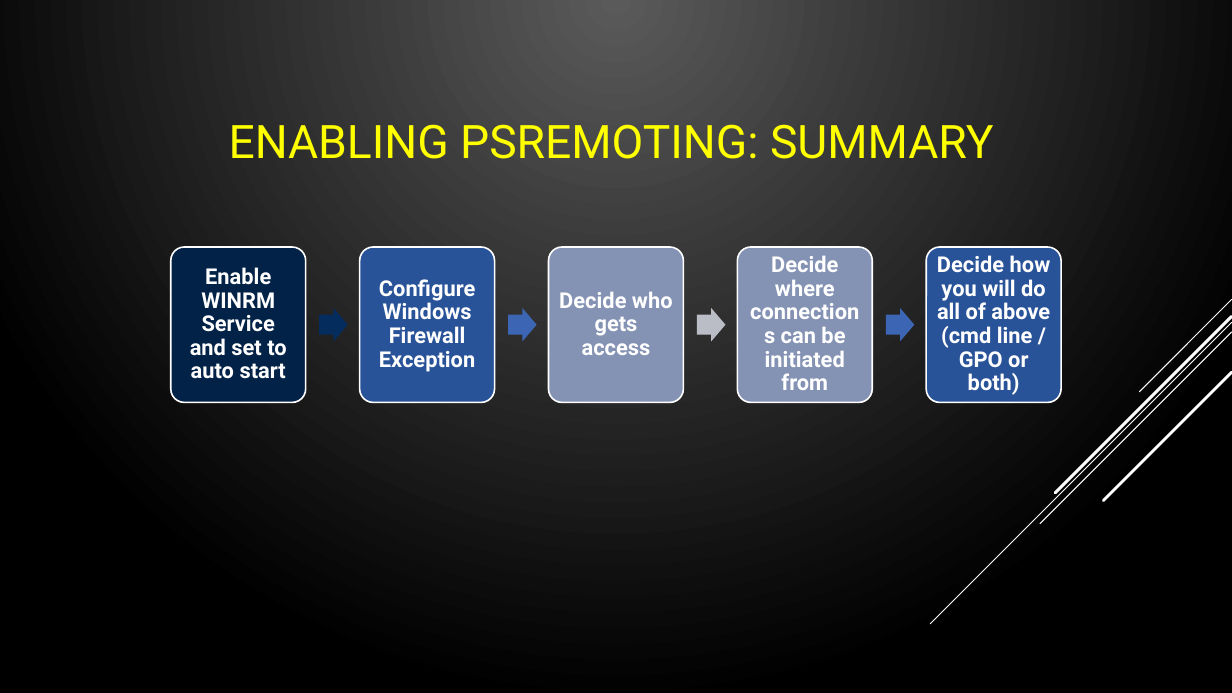
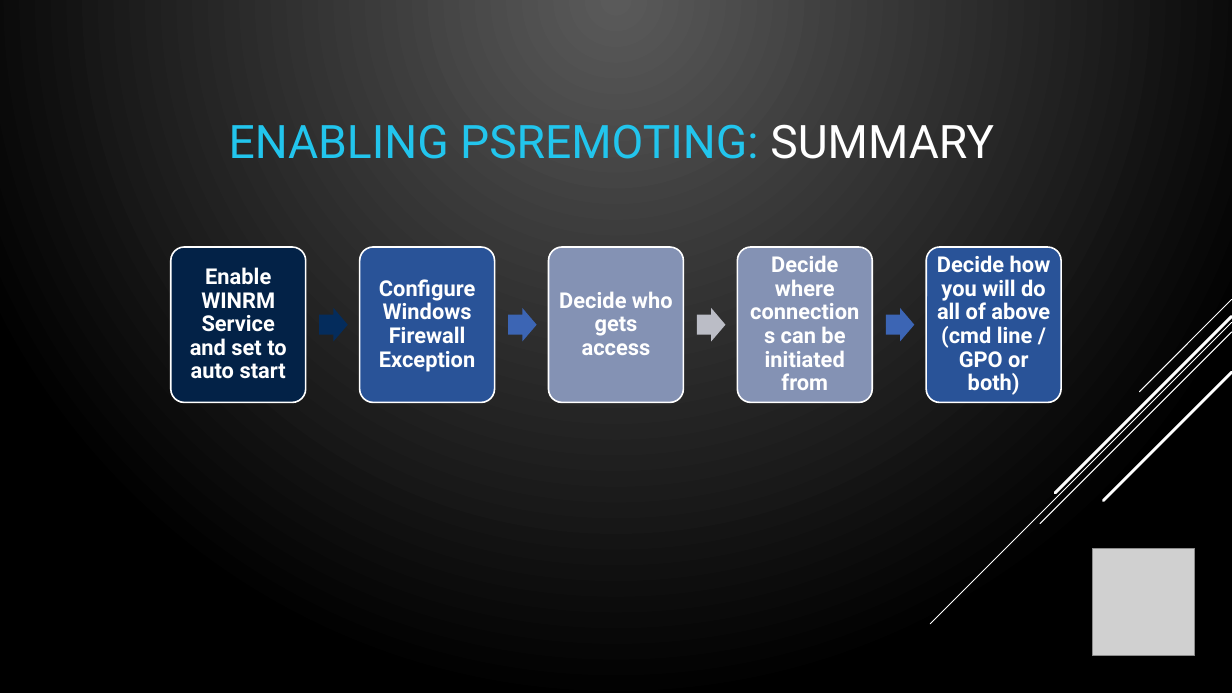
Before and after one commit to compwiz32/Presentations, a slide deck: slide 27 of 2019-08 PowerShell Chattanooga/PSRemoting - From 0 to Lockdown.pptx (slide 25 before the commit). Drawn at 1232x693 pixels with LibreOffice and Linux fonts; fonts in the diff are those of the drawing; grey boxes stand for pictures. Boxes give left, top, right and bottom in pixels: in the first picture for what was removed or moved away, otherwise in the second. Text is boxed around its words. In the diff, an @@ line names an element or a change of style, - is before the commit and + after.

Commit message:
change color theme and add PSSaturday Logos

```diff
--- a/2019-08 PowerShell Chattanooga/PSRemoting - From 0 to Lockdown.pptx
+++ b/2019-08 PowerShell Chattanooga/PSRemoting - From 0 to Lockdown.pptx
@@ title "ENABLING PSREMOTING: SUMMARY" at [229, 124, 994, 159]: text colour #FFFF00 to #22C5ED in "ENABLING PSREMOTING:"; text colour #FFFF00 to #FFFFFF in "SUMMARY" @@
@@ picture added at [1092, 549, 1195, 656] @@
```
Also in this commit, not shown: 40 other slides changed, 3 slides added, 1 slide removed.
